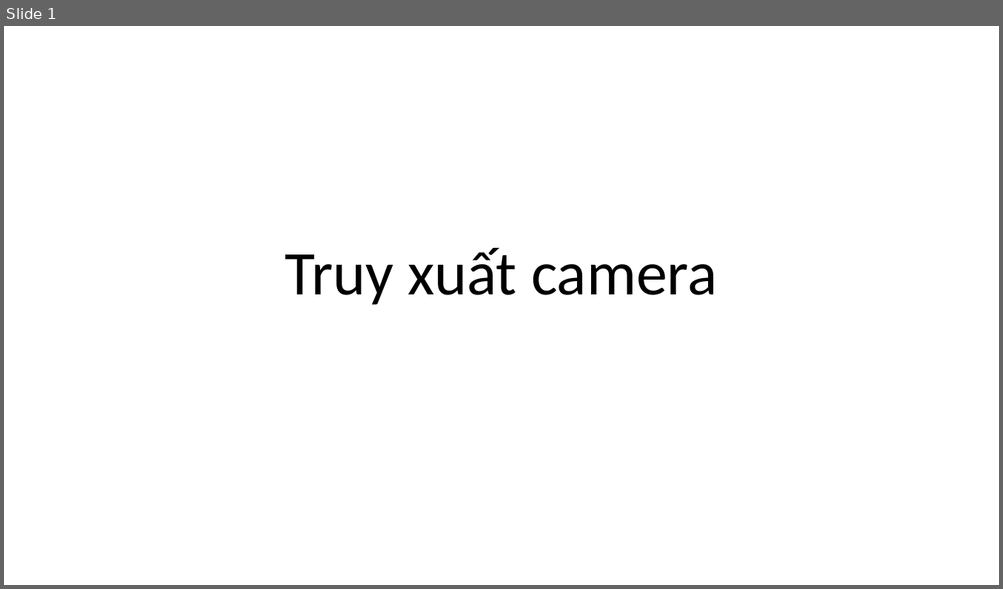
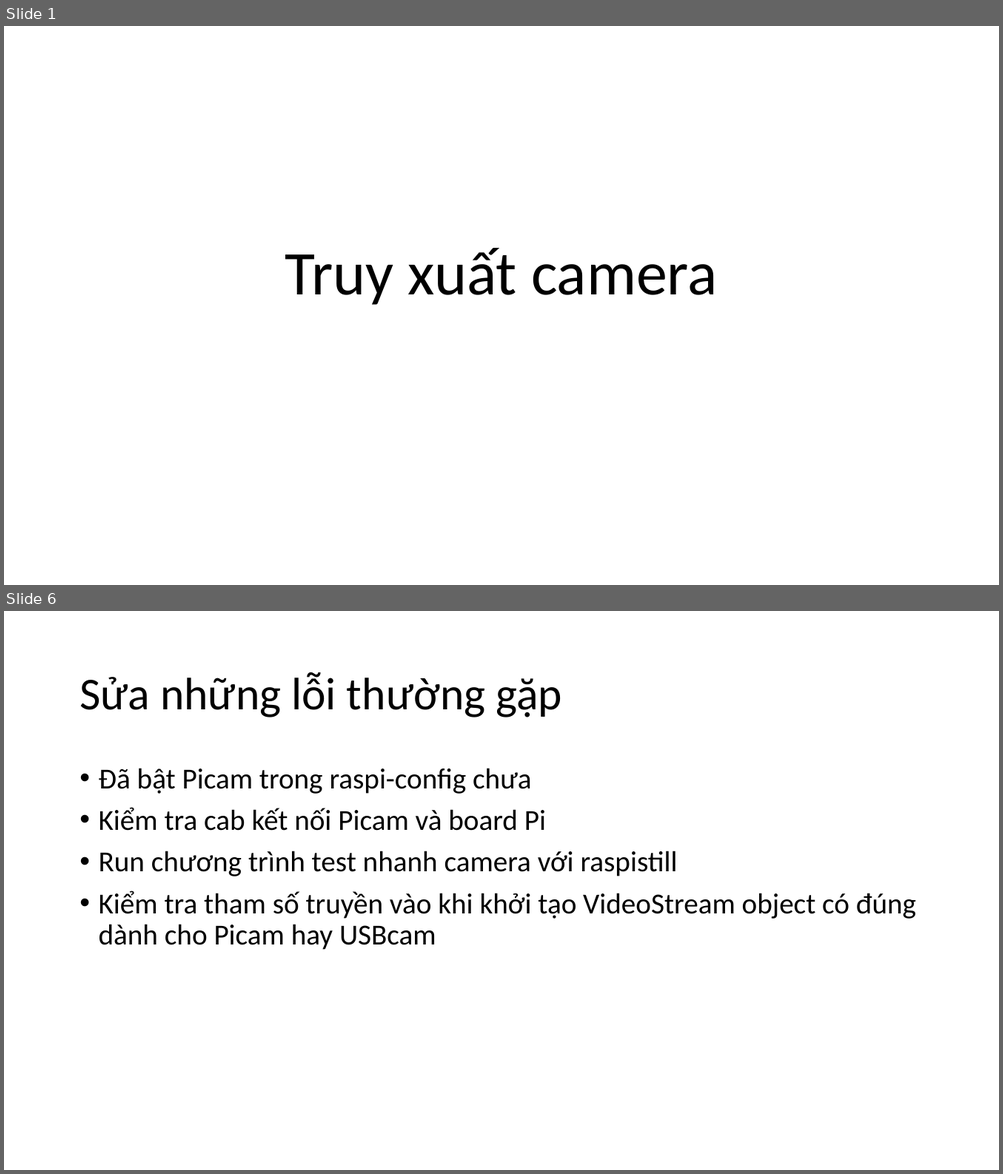
Before and after one commit to levinhhoang16/PyOpenCVCourse, a slide deck: Lecture/[03]TruyXuatCam.pptx. Shown one above the other, each under a label of ours: slide 1 before the commit, slides 1 and 6 after it; the slides between them are not shown. The pictures are 1003x589 and 1003x1174 pixels, drawn with LibreOffice and Linux fonts; fonts in the diff are those of the drawing. Boxes give left, top, right and bottom in pixels: in the first picture for what was removed or moved away, otherwise in the second. Text is boxed around its words. In the diff, an @@ line names an element or a change of style, - is before the commit and + after.

```diff
--- a/Lecture/[03]TruyXuatCam.pptx
+++ b/Lecture/[03]TruyXuatCam.pptx
@@ slide 6 added at bbox=[4, 611, 999, 1170], background #FFFFFF @@
@@ title added at bbox=[79, 672, 562, 718], 44 pt, text #000000 @@
+Sửa những lỗi thường gặp
@@ text added at bbox=[99, 768, 916, 950], 28 pt, text #000000 @@
+• Đã bật Picam trong raspi-config chưa
+• Kiểm tra cab kết nối Picam và board Pi
+• Run chương trình test nhanh camera với raspistill
+• Kiểm tra tham số truyền vào khi khởi tạo VideoStream object có đúng dành cho Picam hay USBcam
```
Also in this commit, not shown: 3 slides changed, 3 other slides added, 1 other file.
